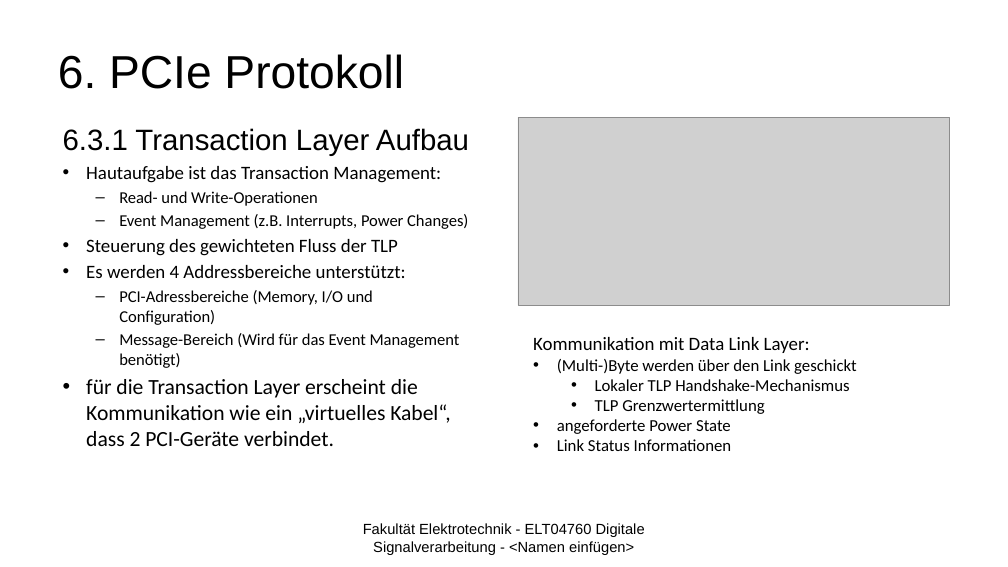
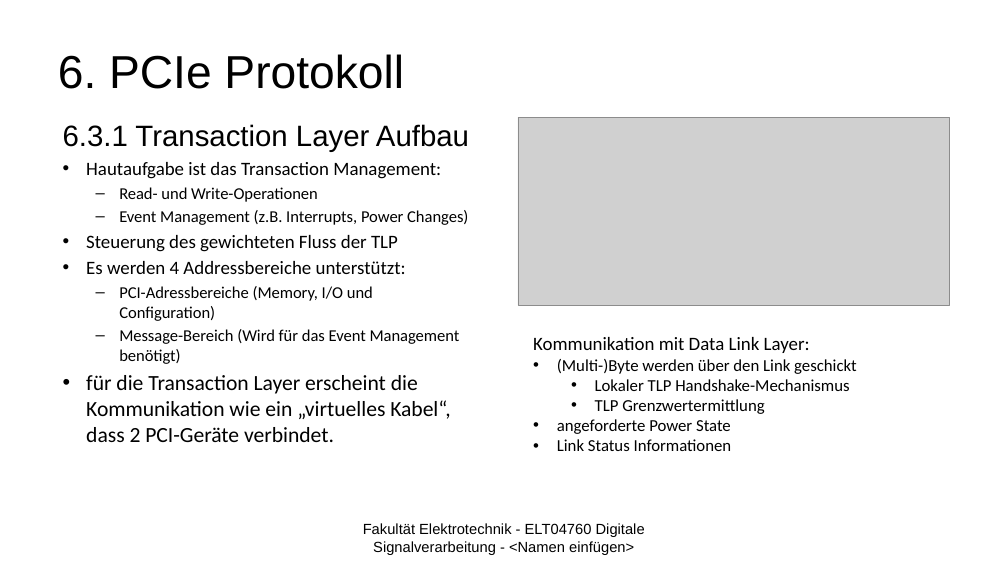
Before and after one commit to JustusDinera/Digitale-Signalverarbeitung, a slide deck: slide 15 of PCI Express_2.pptx. Drawn at 1008x567 pixels with LibreOffice and Linux fonts; fonts in the diff are those of the drawing; grey boxes stand for pictures; background and template pictures are left out. Boxes give left, top, right and bottom in pixels: in the first picture for what was removed or moved away, otherwise in the second. Text is boxed around its words. In the diff, an @@ line names an element or a change of style, - is before the commit and + after.

```diff
--- a/PCI Express_2.pptx
+++ b/PCI Express_2.pptx
@@ text "6.3.1 Transaction Layer Aufbau" moved from (x1=63, y1=128, x2=469, y2=446) to (x1=63, y1=124, x2=469, y2=442) @@
```
Also in this commit, not shown: 1 other slide changed, 5 slides added.
